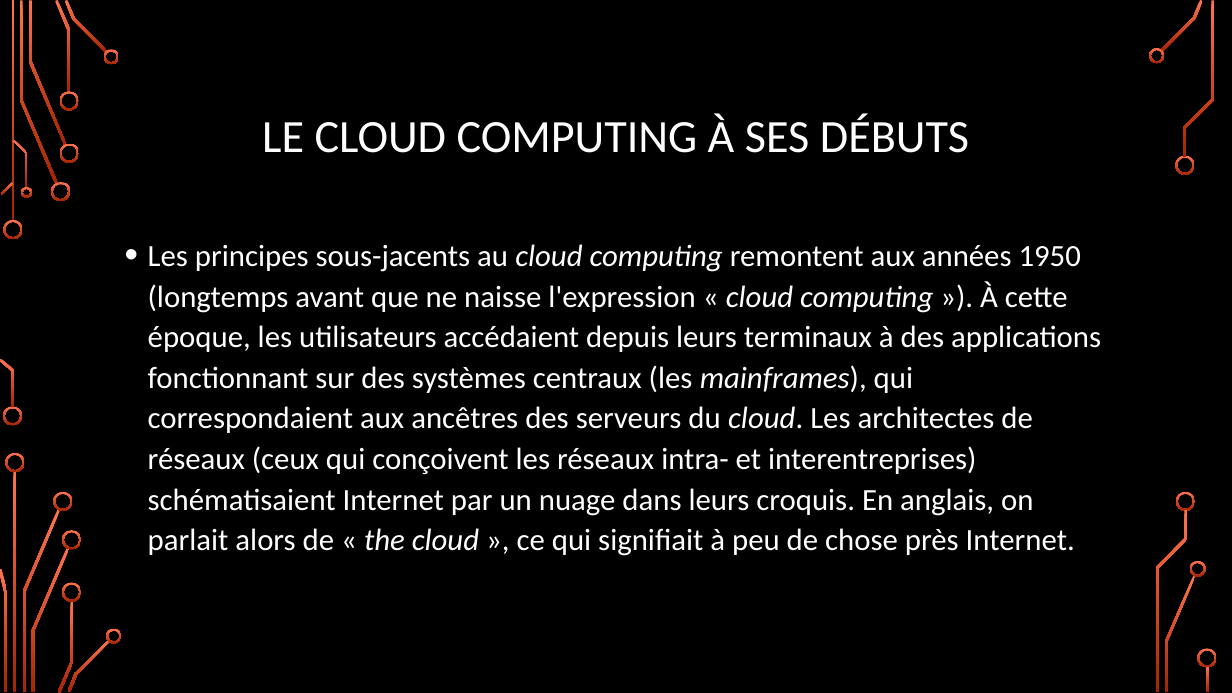
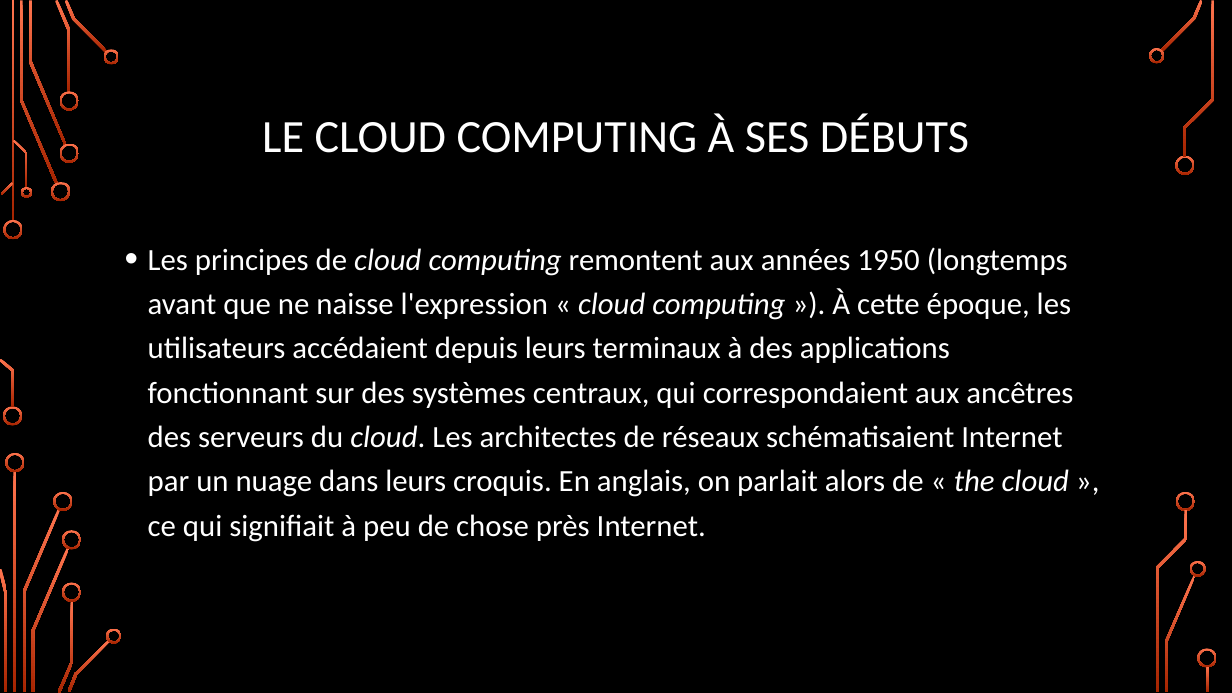
Before and after one commit to CorleoneDany/Cloud-Computing, a slide deck: slide 22 of Cloud Computing - F.pptx. Drawn at 1232x693 pixels with LibreOffice and Linux fonts; fonts in the diff are those of the drawing; background and template pictures are left out. Boxes give left, top, right and bottom in pixels: in the first picture for what was removed or moved away, otherwise in the second. Text is boxed around its words. In the diff, an @@ line names an element or a change of style, - is before the commit and + after.

```diff
--- a/Cloud Computing - F.pptx
+++ b/Cloud Computing - F.pptx
@@ text at [148, 247, 1073, 542]: text changed @@
-• Les principes sous-jacents au cloud computing remontent aux années 1950 (longtemps avant que ne naisse l'expression « cloud computing »). À cette époque, les utilisateurs accédaient depuis leurs terminaux à des applications fonctionnant sur des systèmes centraux (les mainframes), qui correspondaient aux ancêtres des serveurs du cloud. Les architectes de réseaux (ceux qui conçoivent les réseaux intra- et interentreprises) schématisaient Internet par un nuage dans leurs croquis. En anglais, on parlait alors de « the cloud », ce qui signifiait à peu de chose près Internet.
+• Les principes de cloud computing remontent aux années 1950 (longtemps avant que ne naisse l'expression « cloud computing »). À cette époque, les utilisateurs accédaient depuis leurs terminaux à des applications fonctionnant sur des systèmes centraux, qui correspondaient aux ancêtres des serveurs du cloud. Les architectes de réseaux schématisaient Internet par un nuage dans leurs croquis. En anglais, on parlait alors de « the cloud », ce qui signifiait à peu de chose près Internet.
```
Also in this commit, not shown: 6 other slides changed.
